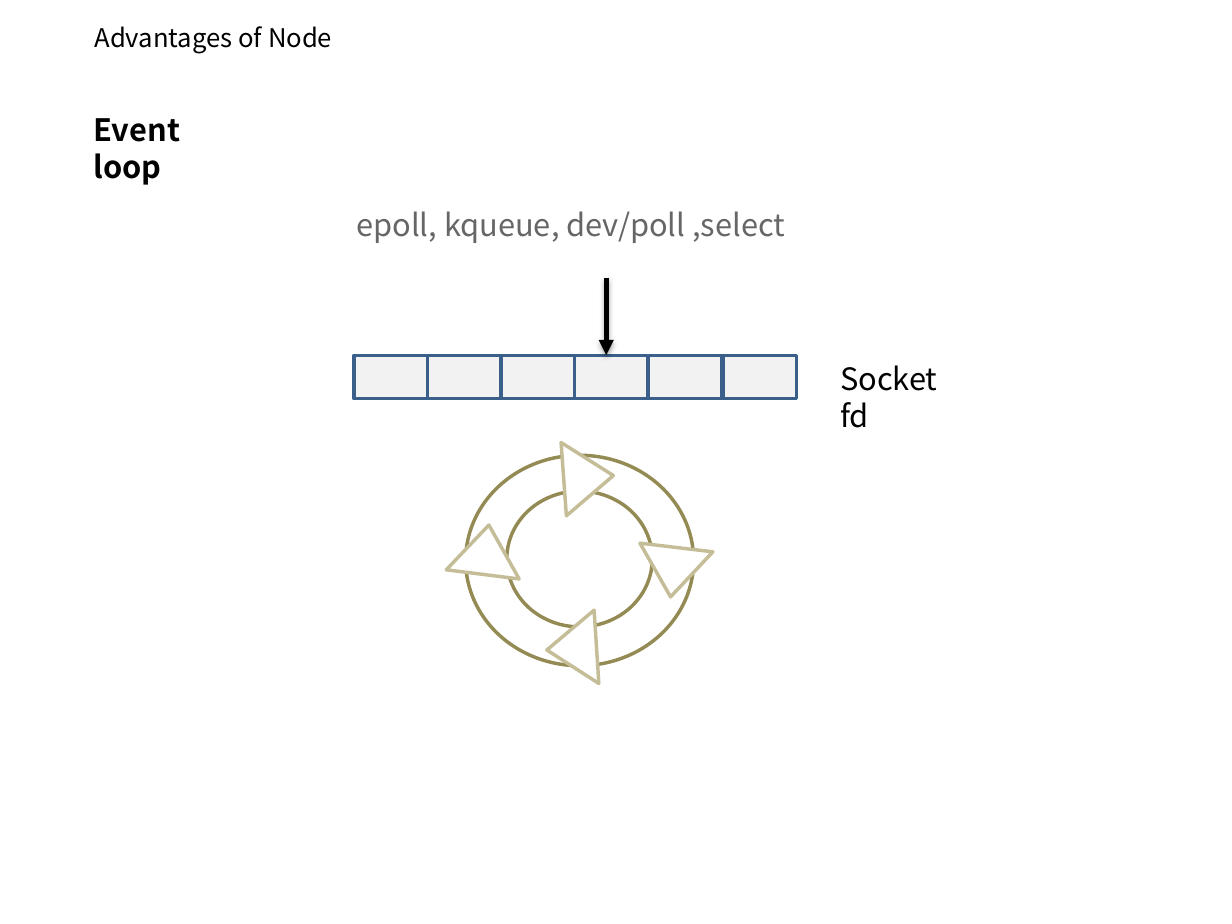
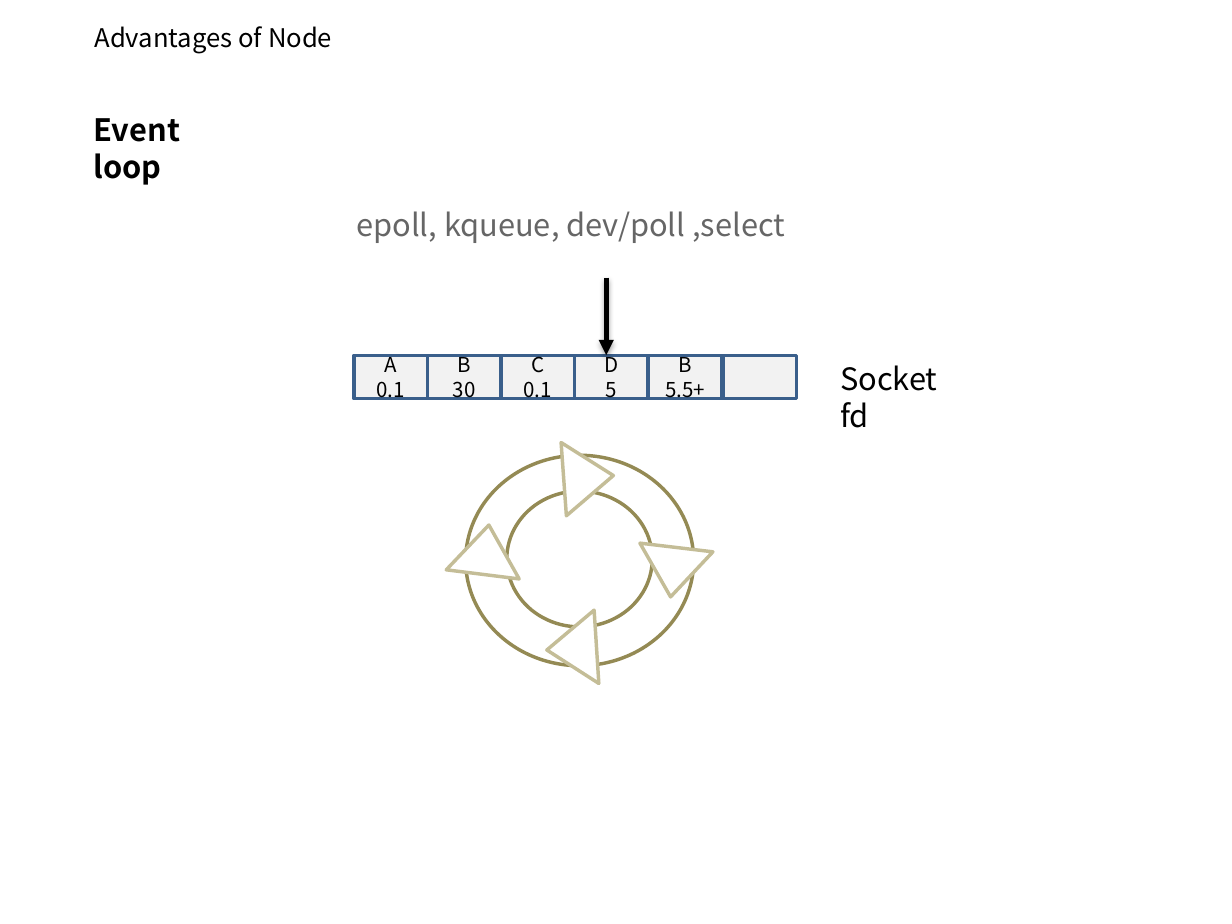
Before and after one commit to zipdrv85/vueStudy, a slide deck: slide 8 of doc/3주차 스터디 NODE.pptx. Drawn at 1232x924 pixels with LibreOffice and Linux fonts; fonts in the diff are those of the drawing; background and template pictures are left out. Boxes give left, top, right and bottom in pixels: in the first picture for what was removed or moved away, otherwise in the second. Text is boxed around its words. In the diff, an @@ line names an element or a change of style, - is before the commit and + after.

```diff
--- a/doc/3주차 스터디 NODE.pptx
+++ b/doc/3주차 스터디 NODE.pptx
@@ text in rectangle at [377,354,405,400]: text added @@
+A
+0.1
@@ text in rectangle at [453,354,476,400]: text added @@
+B
+30
@@ text in rectangle at [524,354,552,400]: text added @@
+C
+0.1
@@ text in rectangle at [604,352,618,400]: text added @@
+D
+5
@@ text in rectangle at [665,354,705,400]: text added @@
+B
+5.5+
```
Also in this commit, not shown: 2 other slides changed, 2 slides added, 2 other files.
